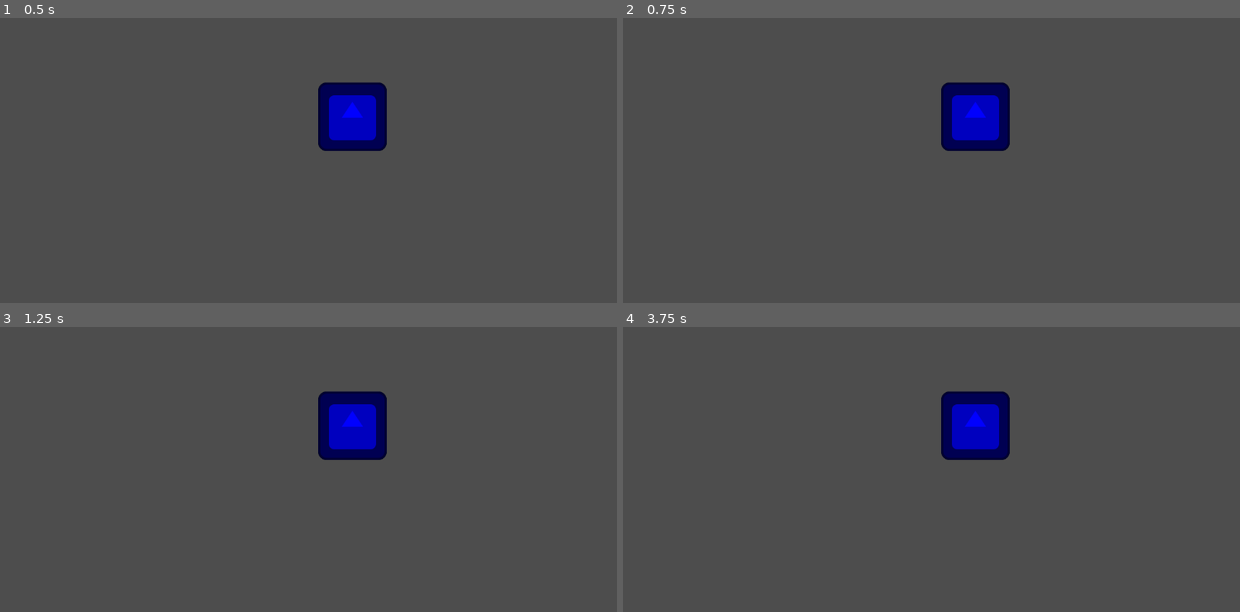
Above: before the commit, frames 1-4 (two rows, left to right).
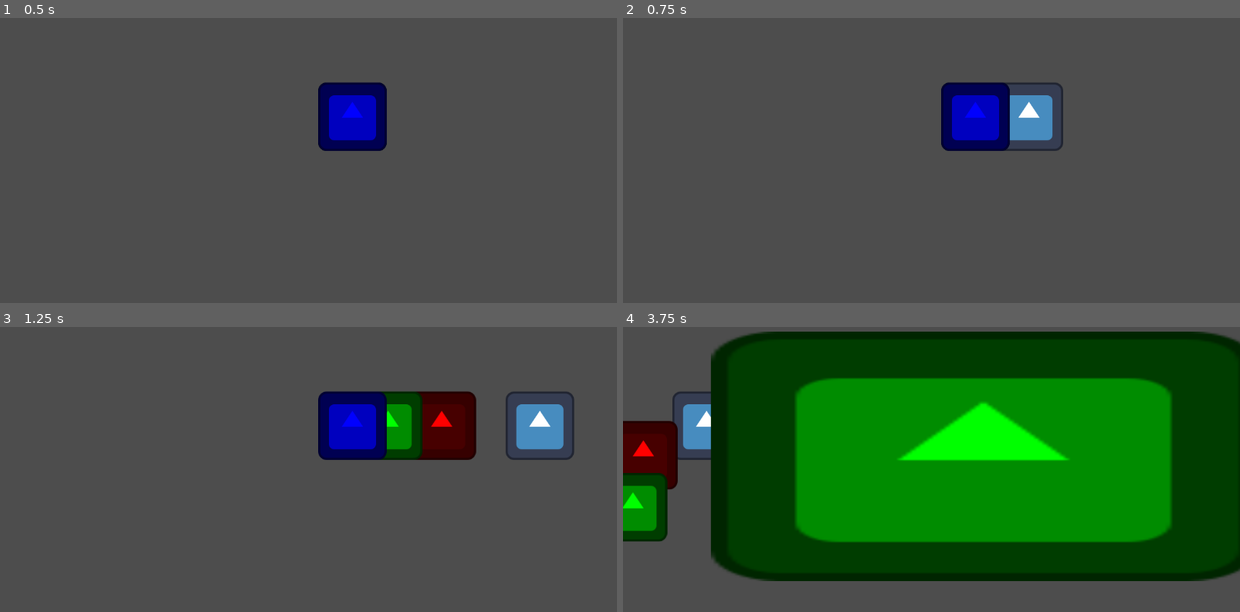
Above: after the commit, the same moments.

Repository: EmmaSchmucker/Chaos-Jam-AM-1
Game: Godot game, scene res://WalkingScenes/IslandFox.tscn
Same seed, same stepped clock (60 frames per second), same inputs: the game is played once before the commit and once after it. The project has no main scene, so this scene is started directly. The engine's default icon, where the game draws it, is replaced by a stand-in: a white triangle on a blue panel in a dark square.
Inputs:
- Up to frame 1 (0.5 s): no input
- Up to frame 2 (0.75 s): tap Enter at 0.5 s; hold Right (ui_right) from 0.53 s (still down)
- Up to frame 3 (1.25 s): keep holding Right (ui_right)
- Up to frame 4 (3.75 s): release Right (ui_right) at 1.28 s; hold Down (ui_down) 1.28-2.03 s; hold Right (ui_right) 2.03-2.78 s; hold Up (ui_up) 2.78-3.53 s; hold Left (ui_left) from 3.53 s (still down)

Frame 1 is identical in both runs. In frame 2, 1.3% of the frame differs, in the area x 61-72%, y 22-47%; in frame 3, 5.1%; in frame 4, 79%, in the area x 0-100%, y 1-90%.

Commit message:
Fixing the Game
The game an't working so these are to fix it.

Diff:
--- a/the-floating-forest/Combat/Portraits/Portrait.gd
+++ b/the-floating-forest/Combat/Portraits/Portrait.gd
@@ -3,8 +3,9 @@
 var HealthBar: ProgressBar
 var ManaBar: ProgressBar
 
-var AliveTexture: Texture2D
-var DeadTexture: Texture2D
+#was AliveTexture and DeadTexture, I changed it due to it causeing a error in CombatUI.Gd
+var AliveImage: Texture2D
+var DeadImage: Texture2D
 
 # Called when the node enters the scene tree for the first time.
 func _ready() -> void:
--- a/the-floating-forest/WalkingScenes/Fox.gd
+++ b/the-floating-forest/WalkingScenes/Fox.gd
@@ -25,7 +25,7 @@
 		previous_follower = new_follower
 
 func _physics_process(delta: float) -> void:
-	var direction = Input.get_vector("left", "right", "up", "down") # Since this has a limit of 1, movement is already normalized!
+	var direction = Input.get_vector("ui_left", "ui_right", "ui_up", "ui_down") # Since this has a limit of 1, movement is already normalized!
 	# get_vector() is basically shorthand for 2 get_axis() calls. It gets the direction quick and easy
 	velocity = direction * delta * SPEED
 	move_and_slide()
